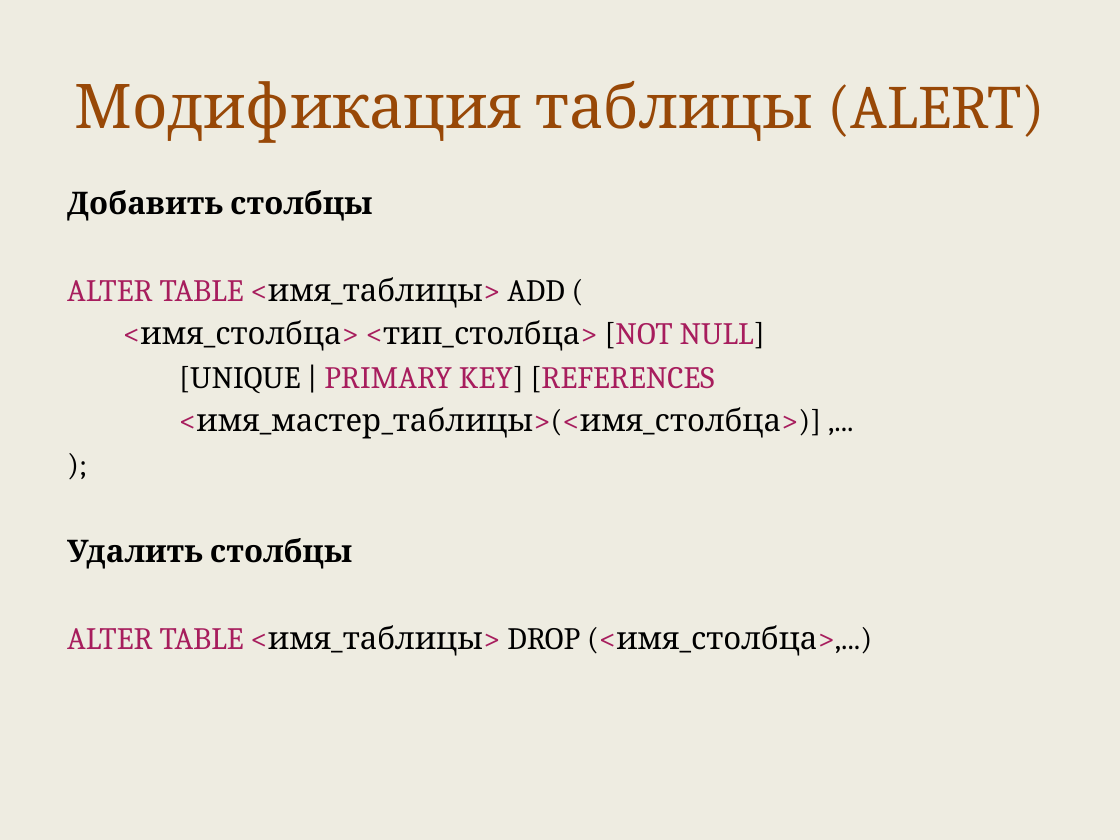
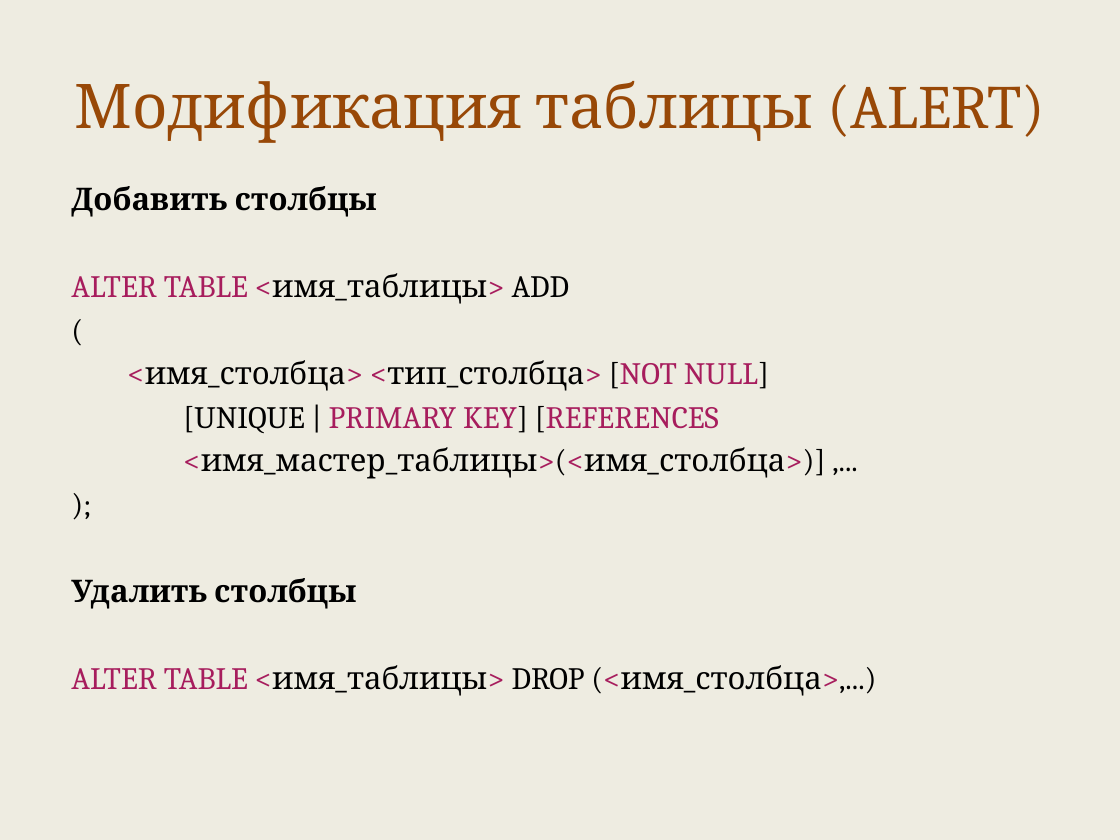
Before and after one commit to maxchv/LearnPython, a slide deck: slide 24 of week12/sql.pptx. Drawn at 1120x840 pixels with LibreOffice and Linux fonts; fonts in the diff are those of the drawing. Boxes give left, top, right and bottom in pixels: in the first picture for what was removed or moved away, otherwise in the second. Text is boxed around its words. In the diff, an @@ line names an element or a change of style, - is before the commit and + after.

```diff
--- a/week12/sql.pptx
+++ b/week12/sql.pptx
@@ text at [71,273,570,304]: text changed @@
-ALTER TABLE <имя_таблицы> ADD (
+ALTER TABLE <имя_таблицы> ADD
+(
```
Also in this commit, not shown: 11 other slides changed, 1 slide added, 3 other files.
